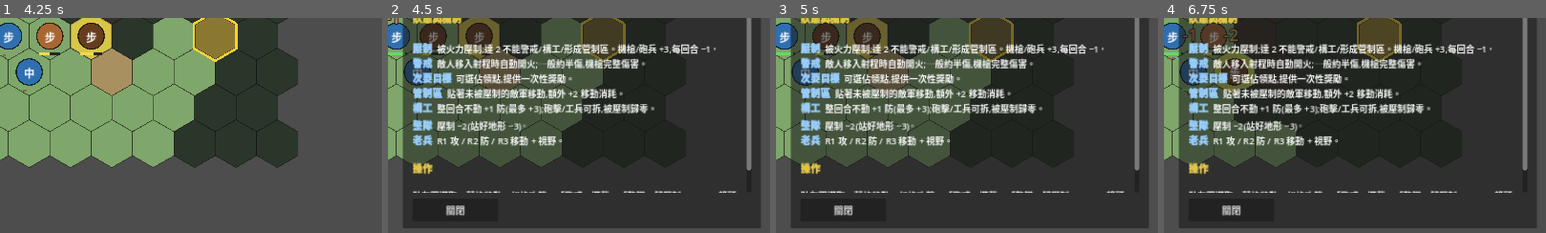
Above: before the commit, frames 1-4 (left to right).
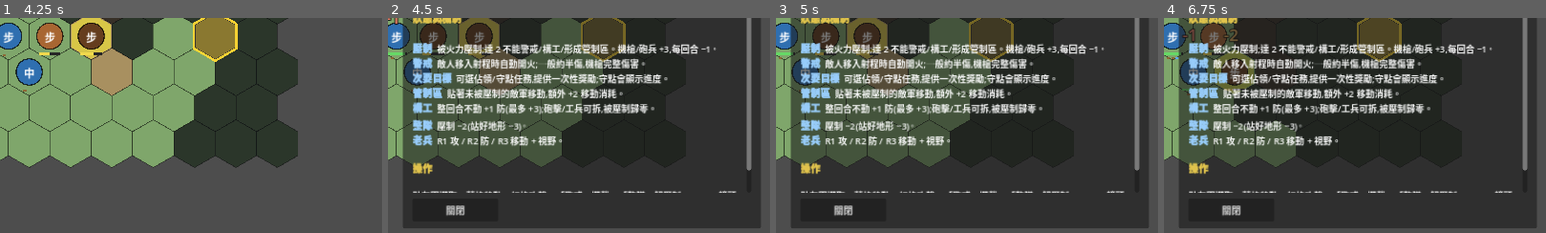
Above: after the commit, the same moments.

Repository: Fischer-Zhang/WorldWarII
Game: Godot game, scene res://scenes/main_menu.tscn
The game is run twice, just before and just after one commit, with the same random seed, the same clock (stepped at 60 frames per second) and the same inputs.
Inputs:
- Up to frame 1 (4.25 s): click "戰役" at 0.5 s; click "教學戰役 0 (0/6) 從基礎操作到進階機制的短關卡序列…" at 1.25 s; click "開始選定作戰" at 2 s; click "開始戰鬥" at 2.75 s; click "結束 教學部隊 回合 (T1)" at 3.5 s
- Up to frame 2 (4.5 s): click "圖例 (H)" at 4.25 s
- Up to frame 3 (5 s): no input
- Up to frame 4 (6.75 s): click "關閉" at 5 s; click "結束 教學部隊 回合 (T2)" at 5.75 s; click "圖例 (H)" at 6.5 s
The pictures show only the part of the screen within x 25-75%, y 41-91%; the shares and areas given below are measured in that part.

Frame 1 is identical in both runs. In frame 2, 1.6% of the frame differs, in the area x 27-74%, y 25-31%; in frame 3, 1.6%; in frame 4, 1.7%.

Commit message:
Show secondary objective progress

Diff:
--- a/data/help.json
+++ b/data/help.json
@@ -26,7 +26,7 @@
     },
     {
       "term": "次要目標 (Secondary Objective)",
-      "body": "部分戰場會有不影響勝敗的次要目標。單位踩上指定格後會立刻取得一次性獎勵,例如經驗值;是否繞路奪取取決於回合壓力。"
+      "body": "部分戰場會有不影響勝敗的次要目標。單位踩上指定格、或在指定格連續守住數回合後,會取得一次性獎勵,例如經驗值;是否分兵完成取決於回合壓力。地圖與底部狀態列會顯示未完成目標與守點進度。"
     },
     {
       "term": "管制區 (Zone of Control)",
@@ -89,7 +89,7 @@
     "status_short": [
       { "term": "壓制", "body": "被火力壓制;達 2 不能警戒/構工/形成管制區。機槍/砲兵 +3,每回合 −1。" },
       { "term": "警戒", "body": "敵人移入射程時自動開火;一般約半傷,機槍完整傷害。" },
-      { "term": "次要目標", "body": "可選佔領點,提供一次性獎勵。" },
+      { "term": "次要目標", "body": "可選佔領/守點任務,提供一次性獎勵;守點會顯示進度。" },
       { "term": "管制區", "body": "貼著未被壓制的敵軍移動,額外 +2 移動消耗。" },
       { "term": "構工", "body": "整回合不動 +1 防(最多 +3);砲擊/工兵可拆,被壓制歸零。" },
       { "term": "整隊", "body": "壓制 −2(站好地形 −3)。" },
--- a/scripts/battle.gd
+++ b/scripts/battle.gd
@@ -339,12 +339,14 @@
 	_deselect()
 	AudioBank.play("end_turn")
 	_update_dig_in_for_current_faction()
-	_check_secondary_objective_hold_turns(turn_manager.current_faction())
+	var secondary_messages := _check_secondary_objective_hold_turns(turn_manager.current_faction())
 	var winner := VictoryChecker.evaluate(scenario, factions, units, turn_manager.turn_number)
 	if winner != "":
 		_handle_game_over(winner)
 		return
 	turn_manager.end_turn()
+	if not secondary_messages.is_empty() and phase != Phase.GAME_OVER:
+		_set_prompt("次要目標", "；".join(secondary_messages))
 
 func _update_dig_in_for_current_faction() -> void:
 	# Units that ended turn without moving, attacking or going on overwatch
@@ -1359,7 +1361,11 @@
 	var parts: Array[String] = []
 	for fid in factions.keys():
 		parts.append("%s %d" % [factions[fid]["name"], int(counts.get(fid, 0))])
-	status_label.text = "  |  ".join(parts) + "    回合 %d" % turn_manager.turn_number
+	var objective_summary := _secondary_objective_status_summary(player_faction_id)
+	var text := "  |  ".join(parts) + "    回合 %d" % turn_manager.turn_number
+	if objective_summary != "":
+		text += "    目標 %s" % objective_summary
+	status_label.text = text
 
 func _apply_player_objective_pulse() -> void:
 	# Highlights the hexes the player should care about: primary capture target plus
@@ -1391,7 +1397,7 @@
 			markers.append({
 				"coord": coord_value,
 				"kind": "secondary",
-				"label": String(objective.get("label", key)),
+				"label": _secondary_objective_marker_label(objective, key),
 			})
 	hex_map.set_objective_markers(markers)
 
@@ -1481,6 +1487,51 @@
 
 func _secondary_objective_type(objective: Dictionary) -> String:
 	return String(objective.get("type", "capture"))
+
+func _secondary_objective_required_turns(objective: Dictionary) -> int:
+	return max(1, int(objective.get("required_turns", 1)))
+
+func _secondary_objective_progress_text(objective: Dictionary, key: String) -> String:
+	var progress: int = int(secondary_objective_progress.get(key, 0))
+	var required: int = _secondary_objective_required_turns(objective)
+	return "%d/%d" % [progress, required]
+
+func _secondary_objective_marker_label(objective: Dictionary, key: String) -> String:
+	var label := String(objective.get("label", key))
+	if _secondary_objective_type(objective) == "hold_turns":
+		return "%s %s" % [label, _secondary_objective_progress_text(objective, key)]
+	return label
+
+func _secondary_objective_status_summary(faction_id: String) -> String:
+	if faction_id == "":
+		return ""
+	var parts: Array[String] = []
+	var skipped := 0
+	var objectives: Array = scenario.get("secondary_objectives", [])
+	for i in range(objectives.size()):
+		if typeof(objectives[i]) != TYPE_DICTIONARY:
+			continue
+		var objective: Dictionary = objectives[i]
+		var key := String(objective.get("id", "secondary_%d" % i))
+		if captured_secondary_objectives.has(key):
+			continue
+		var objective_faction := String(objective.get("faction", faction_id))
+		if objective_faction != "" and objective_faction != faction_id:
+			continue
+		if parts.size() >= 2:
+			skipped += 1
+			continue
+		parts.append(_secondary_objective_status_text(objective, key))
+	if skipped > 0:
+		parts.append("+%d" % skipped)
+	return "；".join(parts)
+
+func _secondary_objective_status_text(objective: Dictionary, key: String) -> String:
+	var label := String(objective.get("label", key))
+	var reward_text := _secondary_objective_reward_text(_secondary_objective_rewards(objective))
+	if _secondary_objective_type(objective) == "hold_turns":
+		return "%s %s %s" % [label, _secondary_objective_progress_text(objective, key), reward_text]
+	return "%s %s" % [label, reward_text]
 
 func _secondary_objective_rewards(objective: Dictionary) -> Array[Dictionary]:
 	var rewards: Array[Dictionary] = []
--- a/tests/test_battle_action_economy.gd
+++ b/tests/test_battle_action_economy.gd
@@ -199,7 +199,7 @@
 			battle.scenario["secondary_objectives"] = [{
 				"id": "test_hold",
 				"type": "hold_turns",
-				"label": "Hold Point",
+				"label": "守備點",
 				"faction": battle.player_faction_id,
 				"target": [hold_offset.x, hold_offset.y],
 				"required_turns": 2,
@@ -224,6 +224,21 @@
 			else:
 				fail_count += 1
 				printerr("FAIL: first held turn should track progress 1/2")
+			battle._apply_player_objective_pulse()
+			var hold_labels: Array[String] = []
+			for overlay in battle.hex_map.objective_overlays:
+				for child in overlay.get_children():
+					if child.name == "ObjectiveLabel":
+						hold_labels.append(String(child.text))
+			battle._update_status()
+			if _labels_contain(hold_labels, "守備點 1/2") \
+					and battle.status_label.text.find("守備點 1/2") != -1:
+				pass_count += 1
+			else:
+				fail_count += 1
+				printerr("FAIL: hold objective progress should be visible; labels=%s status=%s" % [
+					str(hold_labels), battle.status_label.text,
+				])
 			var clear_coord := Vector2i(-999, -999)
 			for c in battle.hex_map.tiles.keys():
 				if battle.hex_map.unit_at(c) == null and c != hold_coord:
@@ -317,3 +332,9 @@
 
 func _axial_to_offset(coord: Vector2i) -> Vector2i:
 	return Vector2i(coord.x + (coord.y >> 1), coord.y)
+
+func _labels_contain(labels: Array[String], needle: String) -> bool:
+	for label in labels:
+		if label.find(needle) != -1:
+			return true
+	return false
Not shown, changed: README.md
Not shown, changed: docs/ARCHITECTURE.md
